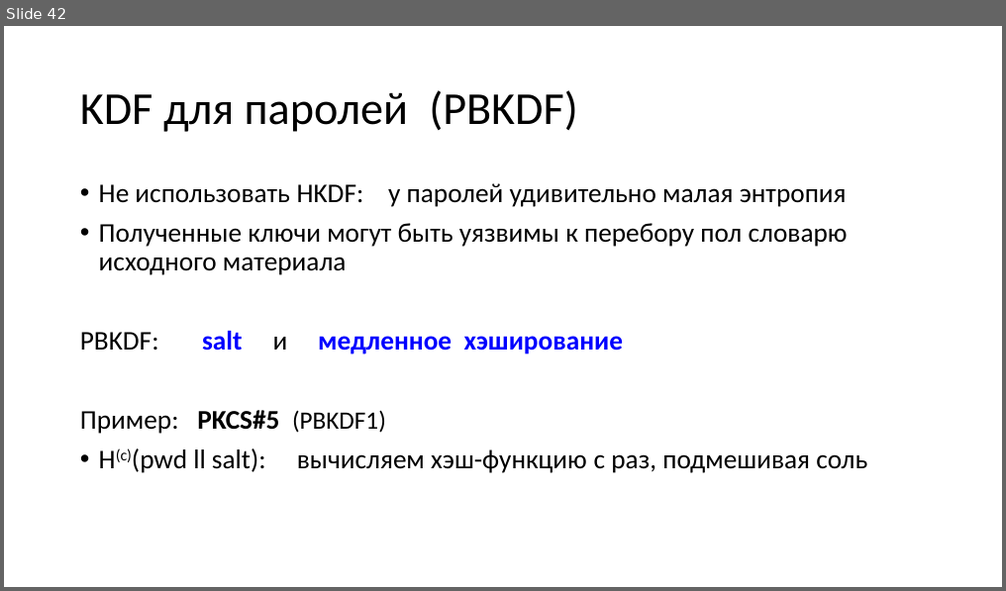
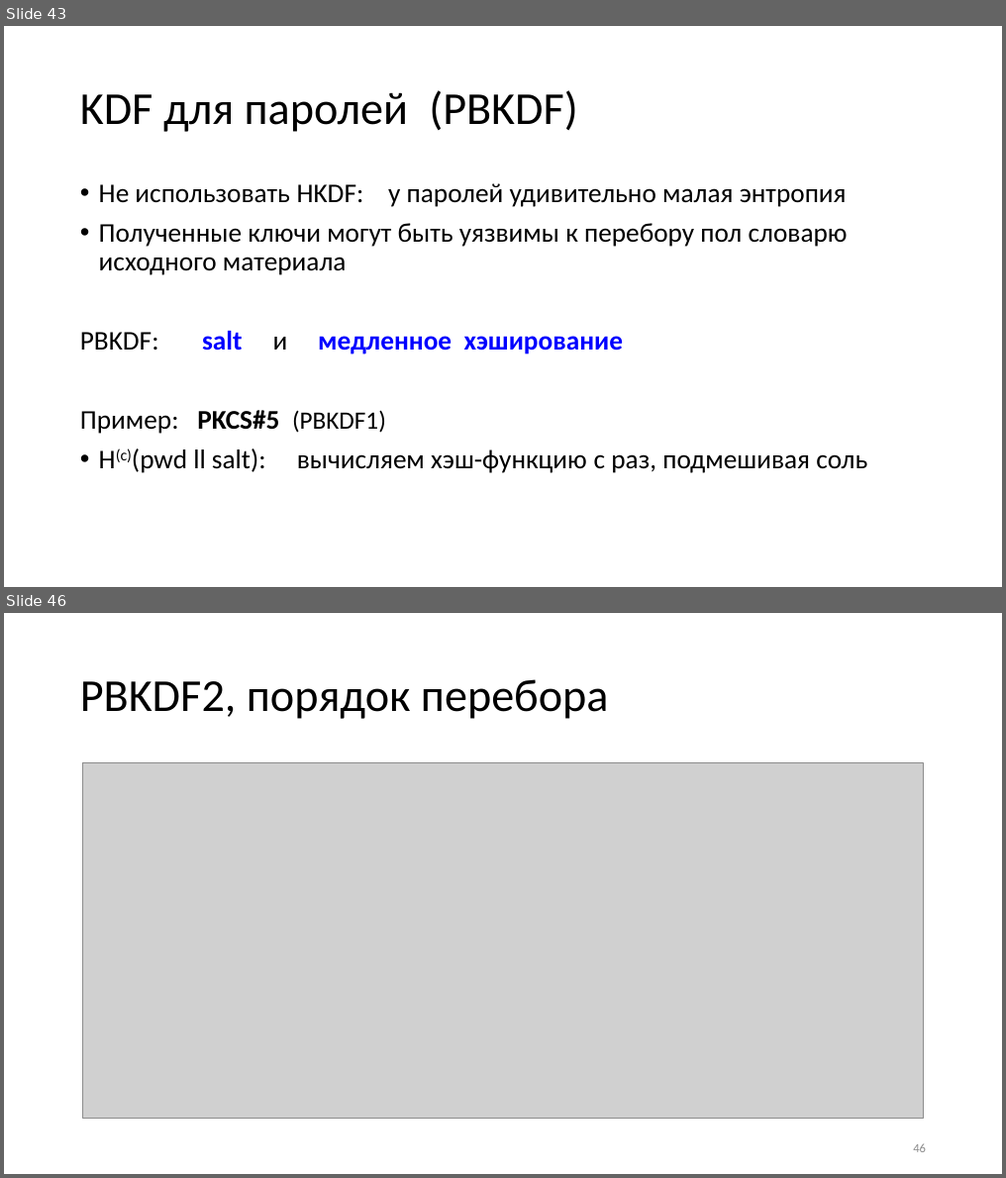
Before and after one commit to GeorgyFirsov-s-forks/CryptoLectures, a slide deck: Lectures/Lecture11.pptx. Shown one above the other, each under a label of ours: slide 42 before the commit, slides 43 and 46 after it; the slides between them are not shown. The pictures are 1006x591 and 1006x1178 pixels, drawn with LibreOffice and Linux fonts; fonts in the diff are those of the drawing; grey boxes stand for pictures. Boxes give left, top, right and bottom in pixels: in the first picture for what was removed or moved away, otherwise in the second. Text is boxed around its words. In the diff, an @@ line names an element or a change of style, - is before the commit and + after.

```diff
--- a/Lectures/Lecture11.pptx
+++ b/Lectures/Lecture11.pptx
@@ slide 46 added at bbox=[4, 613, 1002, 1174], background #FFFFFF @@
@@ title added at bbox=[80, 679, 609, 719], 44 pt, text #000000 @@
+PBKDF2, порядок перебора
@@ picture added at bbox=[82, 762, 924, 1119] @@
@@ page number added at bbox=[913, 1144, 926, 1153], 12 pt, text #8C8C8C @@
+46
@@ what was slide 42 is now slide 43 @@
```
Also in this commit, not shown: 4 slides changed, 2 other slides added, 1 other file.
